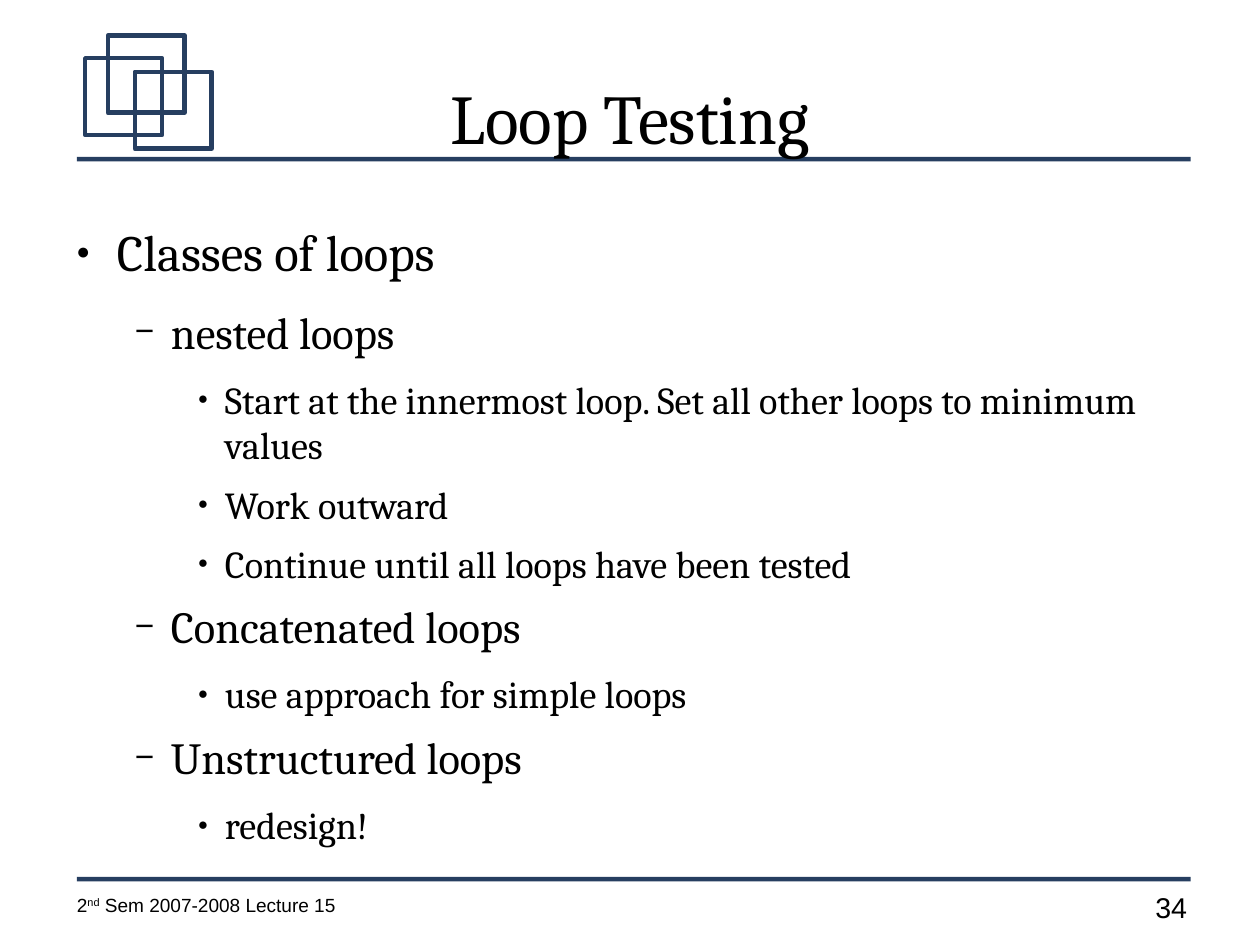
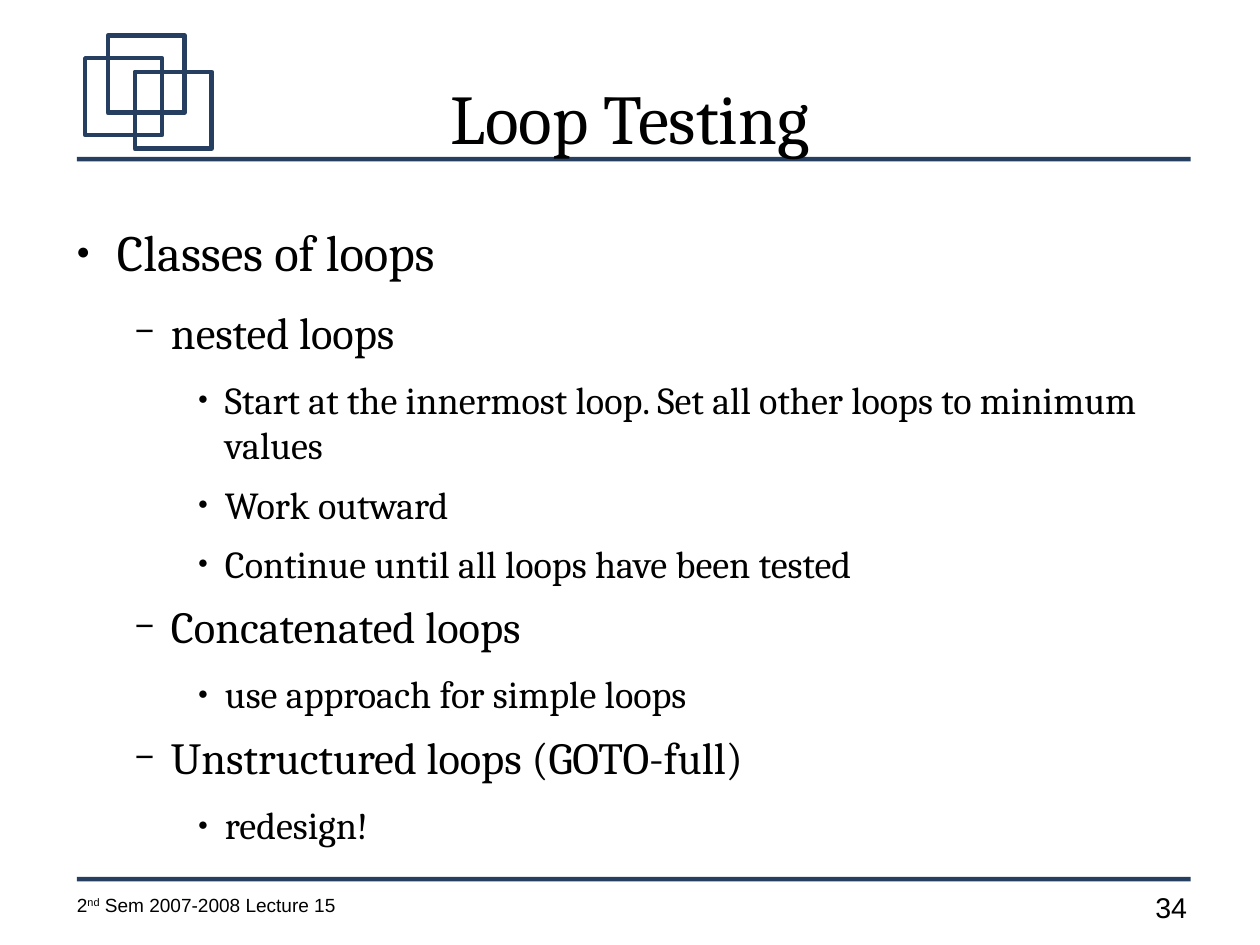
Before and after one commit to jachermocilla/jach-homepage, a slide deck: slide 34 of CMSC128-2nd-Sem-2007-L15.odp. Drawn at 1260x945 pixels with LibreOffice and Linux fonts; fonts in the diff are those of the drawing. Boxes give left, top, right and bottom in pixels: in the first picture for what was removed or moved away, otherwise in the second. Text is boxed around its words. In the diff, an @@ line names an element or a change of style, - is before the commit and + after.

```diff
--- a/CMSC128-2nd-Sem-2007-L15.odp
+++ b/CMSC128-2nd-Sem-2007-L15.odp
@@ text at (171, 742, 743, 784): text changed @@
-  − Unstructured loops
+  − Unstructured loops (GOTO-full)
```
Also in this commit, not shown: 35 other slides changed, 4 slides added.
